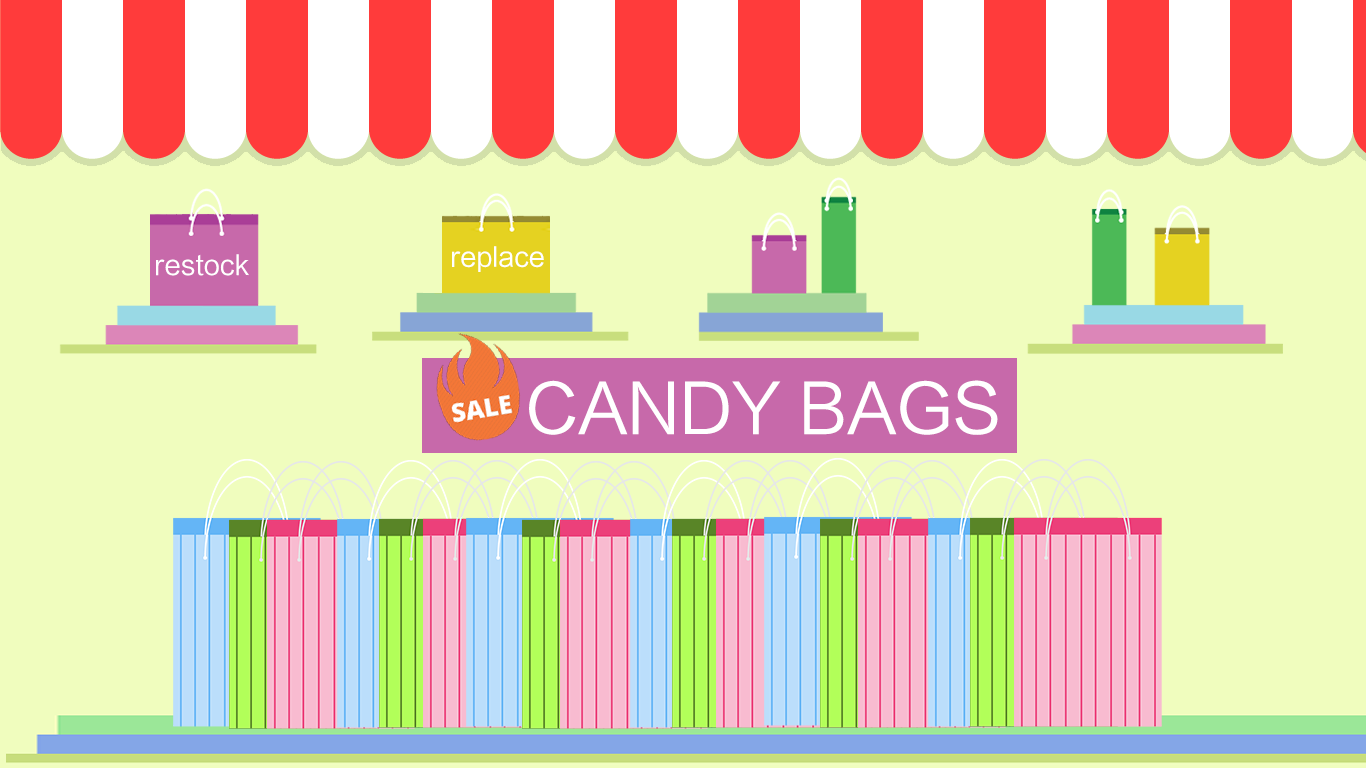
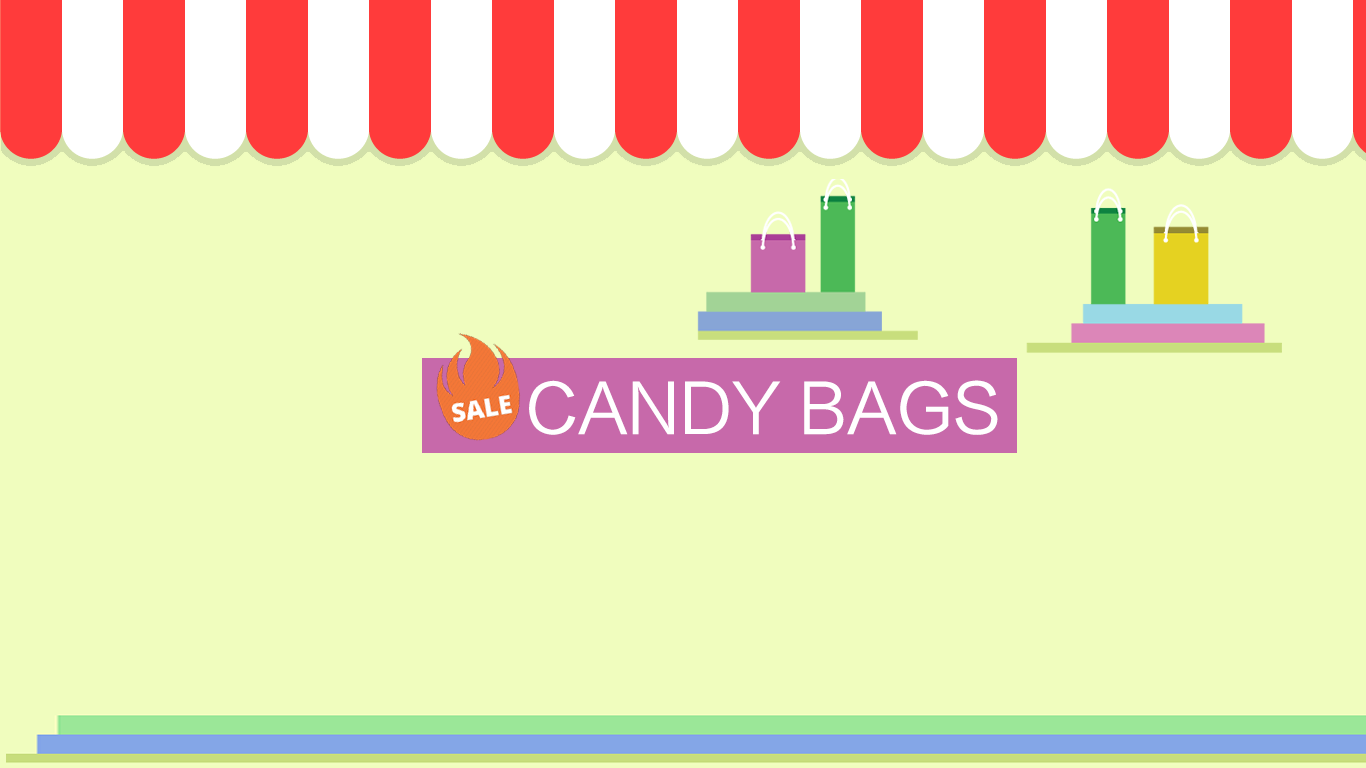
Before/after of a 1366×768 layered artwork. What changed in the layer stack:
moved "replace" into group "Group 1" over [452, 246, 544, 272]
moved "restock" into group "Group 1" over [156, 254, 249, 276]
moved "Balags" into group "Group 1" over [173, 458, 1162, 729]
moved "Layer 3" into group "Group 1", painted on it over [59, 177, 1283, 354]
added layer "Layer 7" above "Layer 6" over [697, 179, 1282, 354]
